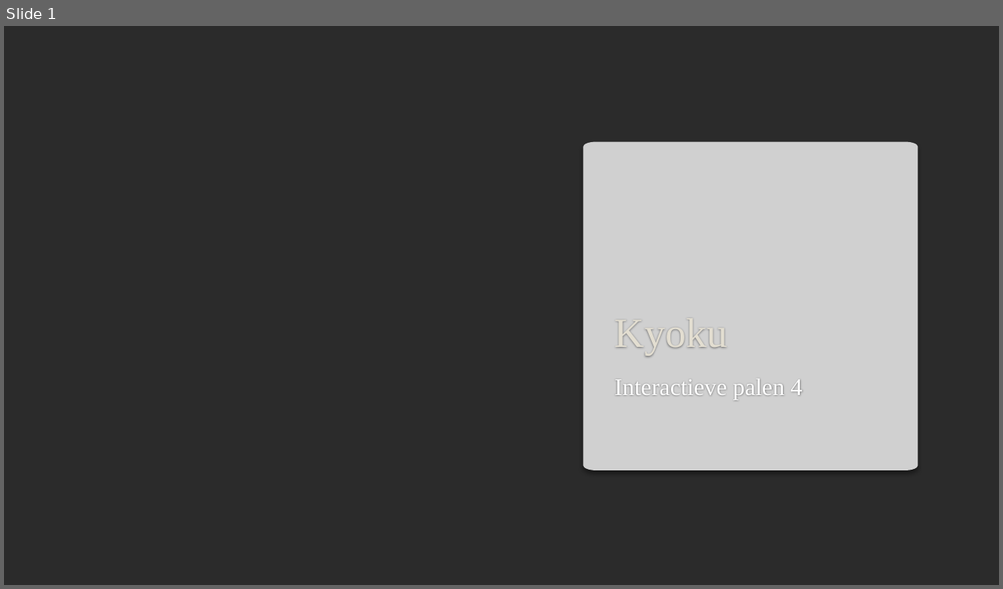
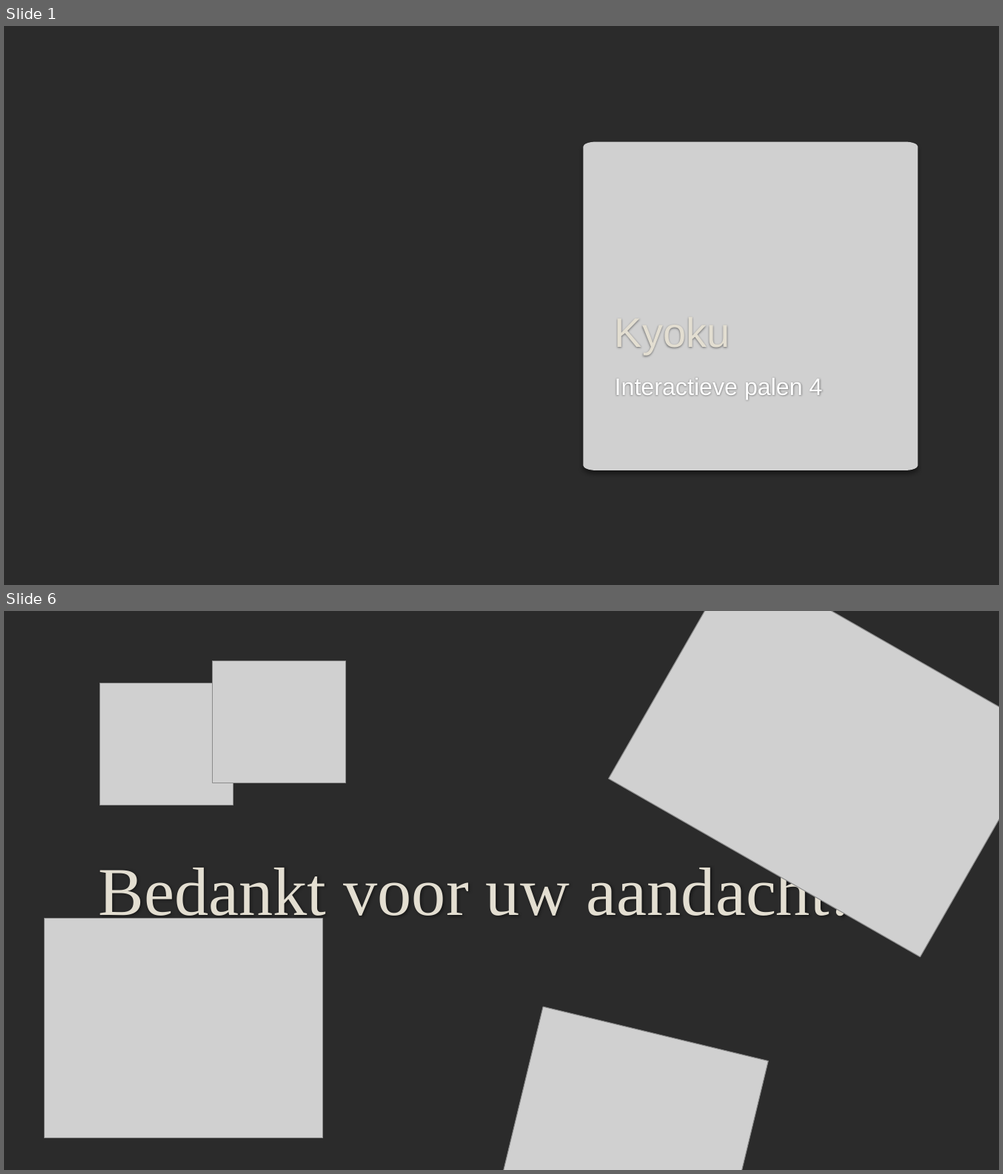
Before and after one commit to MessiaenTibo/Team-Project, a slide deck: Presentatie/Kyoku.pptx. Shown one above the other, each under a label of ours: slide 1 before the commit, slides 1 and 6 after it; the slides between them are not shown. The pictures are 1003x589 and 1003x1174 pixels, drawn with LibreOffice and Linux fonts; fonts in the diff are those of the drawing; grey boxes stand for pictures; background and template pictures are left out; a plain dark background stands for a picture behind light text. Boxes give left, top, right and bottom in pixels: in the first picture for what was removed or moved away, otherwise in the second. Text is boxed around its words. In the diff, an @@ line names an element or a change of style, - is before the commit and + after.

```diff
--- a/Presentatie/Kyoku.pptx
+++ b/Presentatie/Kyoku.pptx
@@ slide 6 added at [4,611,999,1170], background picture (left out) @@
@@ picture added at [609,611,999,957] @@
@@ picture added at [212,661,345,783] @@
@@ picture added at [100,684,233,806] @@
@@ text added at [99,862,852,928], 66 pt, text #E3DED1 @@
+Bedankt voor uw aandacht!
@@ picture added at [44,918,323,1139] @@
@@ picture added at [501,1007,768,1170] @@
@@ slide 1 changed as well @@
@@ title "Kyoku" at [614,321,729,354]: font Times New Roman to Arial @@
@@ subtitle "Interactieve palen 4" at [614,378,822,400]: font Times New Roman to Arial @@
```
Also in this commit, not shown: 2 other slides changed, 2 other slides added, 6 slides removed, 36 other files.
